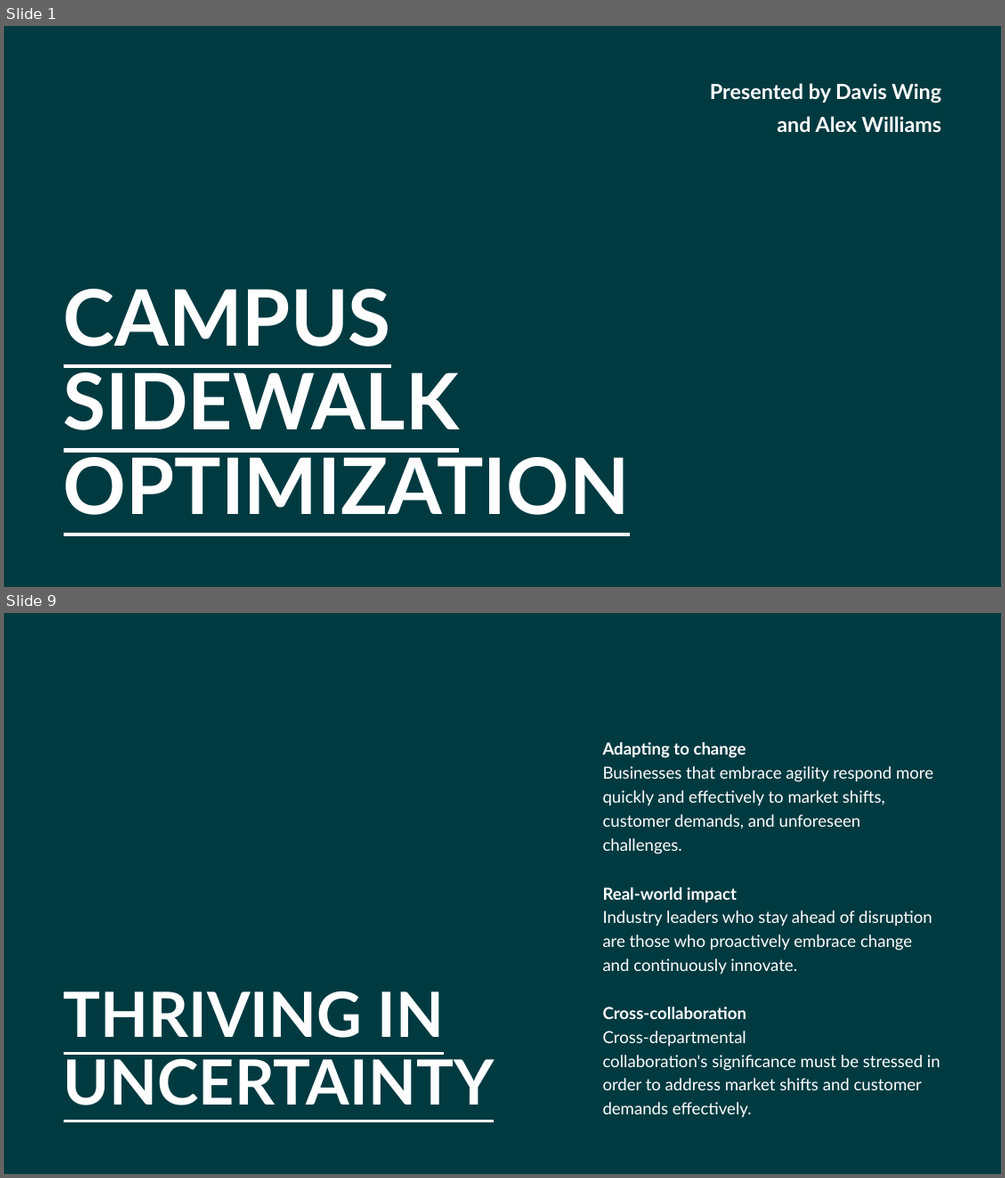
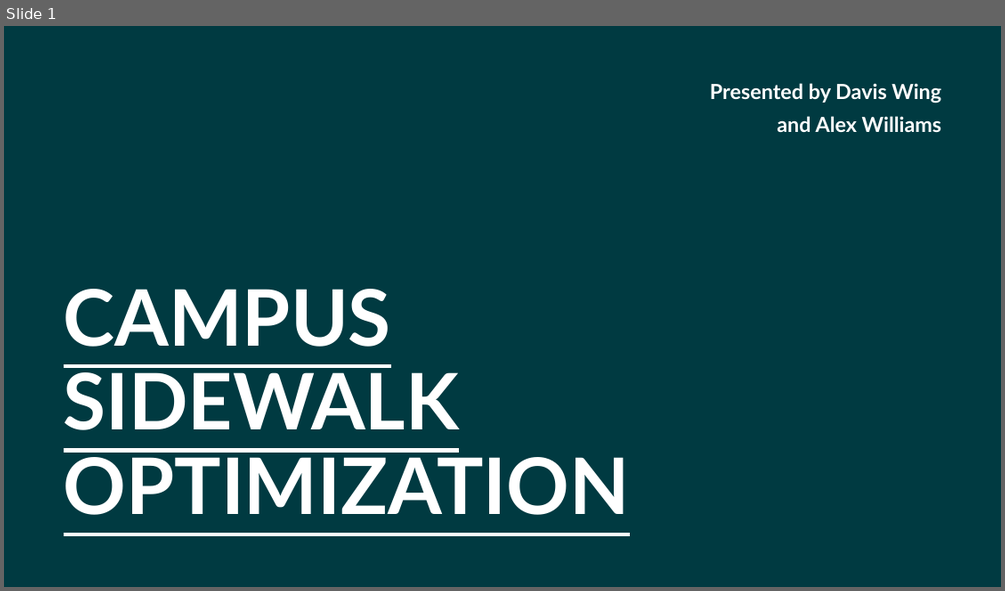
Before and after one commit to AleRicWil/OptProj2026, a slide deck: presentation.pptx. Shown one above the other, each under a label of ours: slides 1 and 9 before the commit, slide 1 after it; the slides between them are not shown. The pictures are 1005x1178 and 1005x591 pixels, drawn with LibreOffice and Linux fonts; fonts in the diff are those of the drawing; background and template pictures are left out. Boxes give left, top, right and bottom in pixels: in the first picture for what was removed or moved away, otherwise in the second. Text is boxed around its words. In the diff, an @@ line names an element or a change of style, - is before the commit and + after.

```diff
--- a/presentation.pptx
+++ b/presentation.pptx
@@ slide 9 removed at box(4, 613, 1001, 1174), background #003A41 @@
@@ text removed at box(603, 742, 940, 1118) @@
-Adapting to change
-Businesses that embrace agility respond more quickly and effectively to market shifts, customer demands, and unforeseen challenges.
-Real-world impact
-Industry leaders who stay ahead of disruption are those who proactively embrace change and continuously innovate.
-Cross-collaboration
-Cross-departmental collaboration's significance must be stressed in order to address market shifts and customer demands effectively.
@@ title removed at box(64, 991, 494, 1105) @@
-THRIVING IN UNCERTAINTY
```
Also in this commit, not shown: 2 slides changed, 7 slides added, 7 other slides removed, 6 other files.
